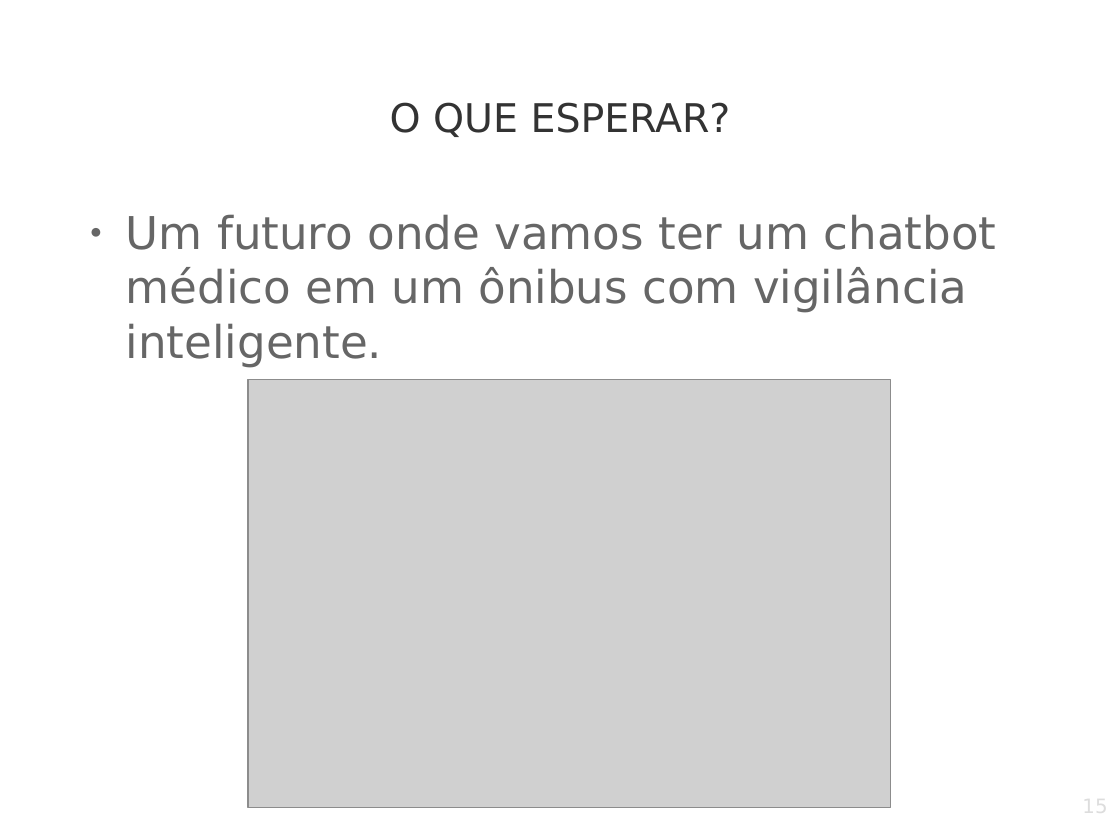
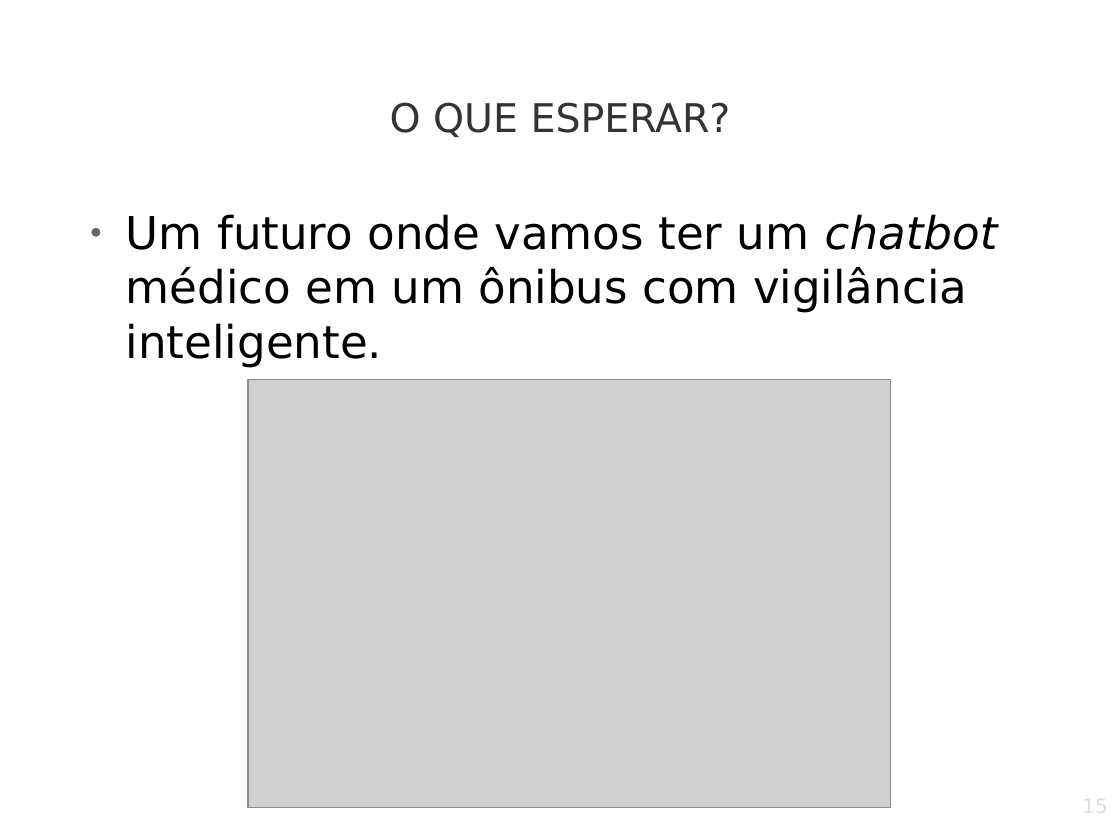
Before and after one commit to marcosnonato/Clang, a slide deck: slide 15 of Tendencias Tecnologicas.odp. Drawn at 1120x840 pixels with LibreOffice and Linux fonts; fonts in the diff are those of the drawing; grey boxes stand for pictures; background and template pictures are left out. Boxes give left, top, right and bottom in pixels: in the first picture for what was removed or moved away, otherwise in the second. Text is boxed around its words. In the diff, an @@ line names an element or a change of style, - is before the commit and + after.

```diff
--- a/Tendencias Tecnologicas.odp
+++ b/Tendencias Tecnologicas.odp
@@ text "Um futuro onde vamos ter ..." at (126, 214, 998, 368): text colour #666666 to #000000; italic on in "chatbot" @@
```
Also in this commit, not shown: 13 other slides changed, 1 slide added.
